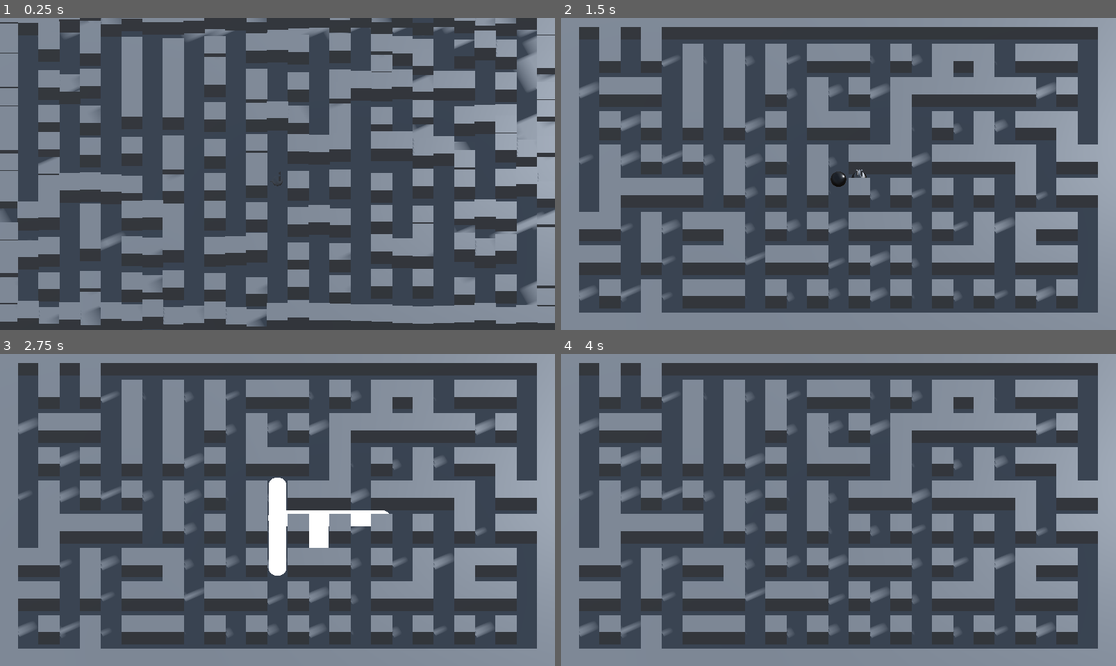
Above: before the commit, frames 1-4 (two rows, left to right).
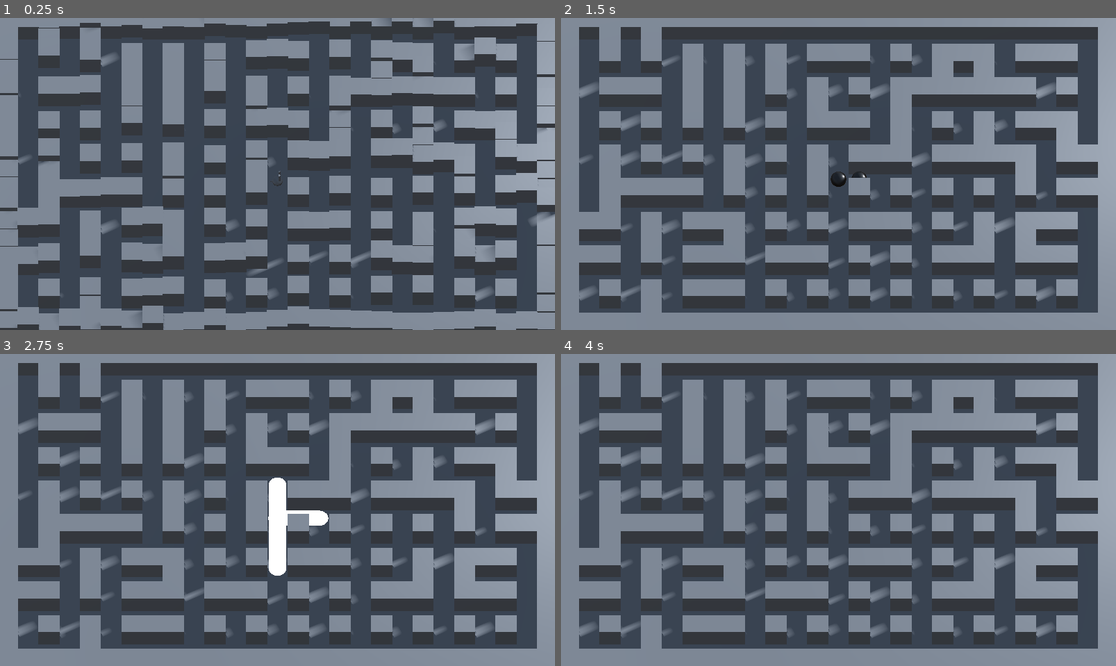
Above: after the commit, the same moments.

Repository: droqen/tojam2024battle
Game: Godot game, scene res://dev/droqen/control_test.tscn
Same seed, same stepped clock (60 frames per second), same inputs: the game is played once before the commit and once after it.
Inputs:
- Up to frame 1 (0.25 s): no input
- Up to frame 2 (1.5 s): tap Enter (ui_accept) at 0.5, 0.6, 0.77, 1.07, 1.35 s; hold Right (ui_right) 0.53-1.28 s; hold Down (ui_down) from 1.28 s (still down)
- Up to frame 3 (2.75 s): tap Enter (ui_accept) at 1.52, 1.82, 2.1 s; release Down (ui_down) at 2.03 s; hold Right (ui_right) from 2.03 s (still down)
- Up to frame 4 (4 s): release Right (ui_right) at 2.78 s; hold Up (ui_up) 2.78-3.53 s; tap Enter (ui_accept) at 2.85, 3.02, 3.32, 3.6, 3.77 s; hold Left (ui_left) from 3.53 s (still down)

The runs differ from the first frame. In frame 1, 24% of the frame differs, in the area x 0-100%, y 0-100%; in frame 2, less than 0.1%; in frame 3, 0.5%; in frame 4, nothing differs.

Commit message:
better bunny movement

Diff:
--- a/bomberman_project/dev/droqen/GridMover.gd
+++ b/bomberman_project/dev/droqen/GridMover.gd
@@ -17,7 +17,7 @@
 		if super.try_move(dir):
 			return true
 		else:
-			self.velocity += GameGrid.cell_to_pos(dir) * 0.125
+			self.velocity += GameGrid.cell_to_pos(dir) * 0.25
 			return false
 	else:
 		return false
--- a/bomberman_project/gameplay/GridObject.gd
+++ b/bomberman_project/gameplay/GridObject.gd
@@ -42,16 +42,17 @@
 		return true
 func _physics_process(_delta):
 	just_entered = false
-	var new_ground_velocity = lerp(velocity, (goalpos-position).limit_length(0.2)*2, 0.2)
-	if (goalpos-position).length() < 0.2:
-		new_ground_velocity *= 0.5
+	var accellerp = 0.2
+	if (goalpos-position).length() < 0.4:
+		accellerp = 0.7
+	var new_ground_velocity = lerp(velocity, (goalpos-position).limit_length(0.2)*1.5, accellerp)
 	velocity.x = new_ground_velocity.x
 	velocity.z = new_ground_velocity.z
 	if position.y > floorheight + 0.01 or velocity.y > 0:
-		velocity.y -= 0.02
+		velocity.y -= 0.04
 	else:
-		position.y = floorheight
-		if velocity.y < -0.04:
+		position.y = lerp(position.y, floorheight, 0.5)
+		if velocity.y < -0.1:
 			velocity.y *= -0.5
 		else:
 			velocity.y = 0.0
--- a/bomberman_project/gameplay/PlayerMover.gd
+++ b/bomberman_project/gameplay/PlayerMover.gd
@@ -5,19 +5,34 @@
 func exploded():
 	queue_free() # oof, ya dead
 
+var queued_dpad = null
+var queued_bomb = false
+
 func _physics_process(_delta):
 	super._physics_process(_delta)
+
+	var down_to_earth = self.velocity.y < 0.5 and self.position.y < self.floorheight + 0.5
+
 	var dpad = Vector2(
 		(1 if Input.is_action_just_pressed("ui_right") else 0) - (1 if Input.is_action_just_pressed("ui_left") else 0),
 		(1 if Input.is_action_just_pressed("ui_up") else 0) - (1 if Input.is_action_just_pressed("ui_down") else 0)
 	)
 	if dpad:
-		self.try_move(dpad)
-		self.velocity.y = 0.2
-		self.floorheight = 0.0
-
+		queued_dpad = dpad
+		queued_bomb = false
 	if Input.is_action_just_pressed("ui_accept"):
-		drop_bomb()
+		queued_bomb = true
+		queued_dpad = null
+	if down_to_earth:
+		if queued_dpad:
+			self.try_move(queued_dpad)
+			queued_dpad = null
+			#self.position.y = lerp(self.position.y, self.floorheight, 0.5)
+			self.velocity.y = 0.36 * clampf(inverse_lerp(2.0, 0.0, self.floorheight),0.0,1.0)
+			self.floorheight = 0.0
+		if queued_bomb:
+			drop_bomb()
+			queued_bomb = false
 
 const BOMB = preload("res://scene/subsystems/bomb.tscn")
 
@@ -25,7 +40,9 @@
 	for obj in GameGrid.find_objs_at_cell(cell):
 		if obj != self:
 			return false # drop failed
-	var bomb = BOMB.instantiate().setup(get_parent(), cell)
-	self.velocity.y = 0.2
+	var bomb = BOMB.instantiate().setup(get_parent(), cell).setup_underground_lay()
+	self.velocity.y = 0.45
 	self.floorheight = 2.0
+	if self.position.y < self.floorheight:
+		self.position.y = lerp(position.y,floorheight,0.5)
 	return true # drop succeeded
--- a/bomberman_project/scene/subsystems/bomb.gd
+++ b/bomberman_project/scene/subsystems/bomb.gd
@@ -14,6 +14,10 @@
 		timer -= 1
 	elif not detonated:
 		detonate()
+func setup_underground_lay():
+	position.y = floorheight - 1.5
+	velocity.y = 0.0
+	return self
 func exploded():
 	if timer > 5: timer = 5
 func detonate():
--- a/bomberman_project/scene/subsystems/bunny.tscn
+++ b/bomberman_project/scene/subsystems/bunny.tscn
@@ -20,8 +20,6 @@
 [node name="bunny" type="Node3D"]
 transform = Transform3D(1, 0, 0, 0, 1, 0, 0, 0, 1, 0, 0.5, 0)
 script = ExtResource("1")
-maxspeed = null
-accellerp = null
 
 [node name="sphere" type="MeshInstance3D" parent="."]
 transform = Transform3D(1, 0, 0, 0, 1, 0, 0, 0, 1, 0, 0.480345, 0)
